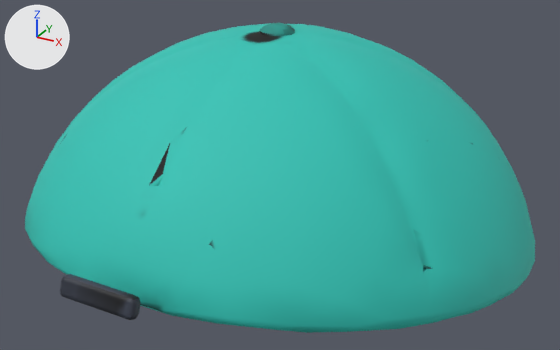
What one commit did to the glTF model client/public/models/hat_cap_backwards.glb.
Before and after are seen from a 50 mm lens placed at (0.423, -0.752, 0.539), pointed at (-0.019, 0.051, 0.137). The lights are fixed; the arrows at upper left show +X, +Y and +Z. The picture after the commit comes second. Vertices at exactly the same position are counted once.

The older version as bpy lines, for what is in view:
```python
me_hat_cap_backwards = bpy.data.meshes.new('hat_cap_backwards')
me_hat_cap_backwards.from_pydata(...)  # 1183 vertices, 1983 faces; spans x -0.309..0.308, y -0.323..0.49, z 0.018..0.343
# faces by material slot: [1875, 108]
me_hat_cap_backwards.materials.append(mat_accent)
me_hat_cap_backwards.materials.append(mat_strap)
ob_hat_cap_backwards = bpy.data.objects.new('hat_cap_backwards', me_hat_cap_backwards)
ob_hat_cap_backwards.location = (0.0, 0.0, 0.0)
```
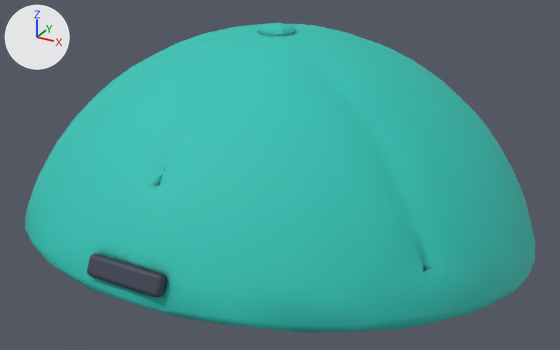
Location of each change, (x1, y1, x2, y2) in pixels of the pictures (560 x 350 px; the box of a moved part takes in the faces that stretch with it):
part 1 of me_hat_cap_backwards, moved or reshaped: before (60, 274, 141, 320); after (87, 254, 166, 297)
part 2 of me_hat_cap_backwards, surface changed: (61, 23, 433, 314) in both

The edits, one by one:
me_hat_cap_backwards is used by ob_hat_cap_backwards; location (0.0, 0.0, 0.0).
me_hat_cap_backwards had 1183 vertices, 1983 faces and spanned x -0.309..0.308, y -0.323..0.49, z 0.018..0.343.
me_hat_cap_backwards now has 1183 vertices, 1983 faces and spans x -0.309..0.308, y -0.287..0.49, z 0.018..0.343.
me_hat_cap_backwards part 1: the loose piece of 56 vertices spanning x -0.043..0.043, y -0.323..-0.307, z 0.154..0.175 is multiplied about its middle by the matrix ((1.014, 0.0, 0.0), (0.0, 0.889, 0.196), (0.0, -0.056, 1.016)), then moved by (0.0, 0.037, 0.003).
me_hat_cap_backwards part 2: 1184 kept faces spanning x -0.309..0.261, y -0.287..0.49, z 0.018..0.343 get new texture (UV) coordinates.
